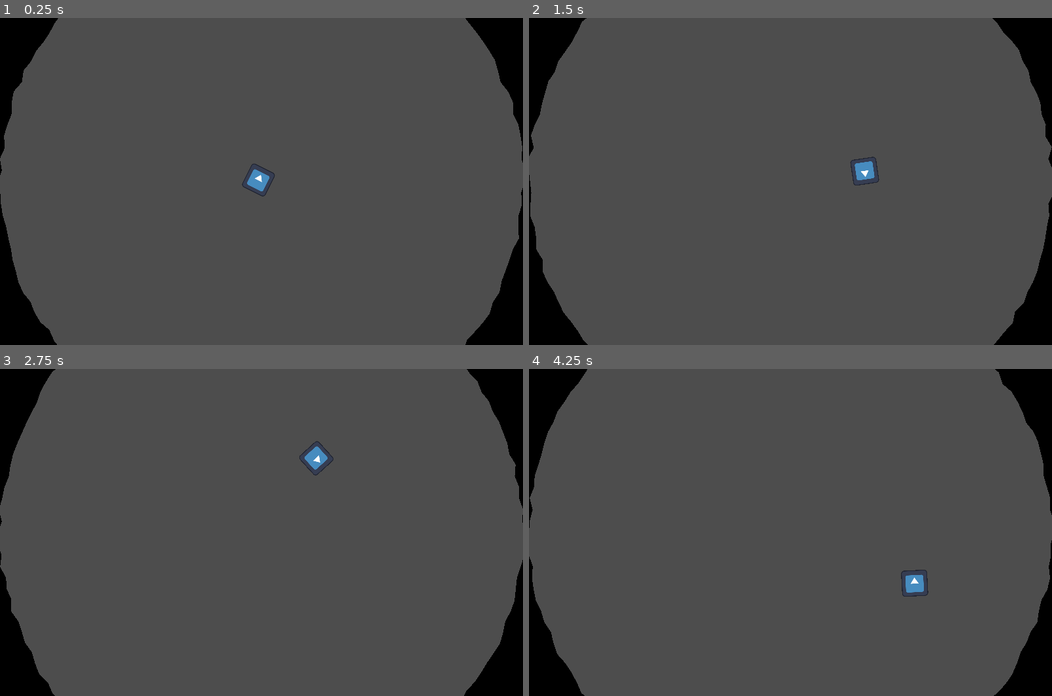
Above: before the commit, frames 1-4 (two rows, left to right).
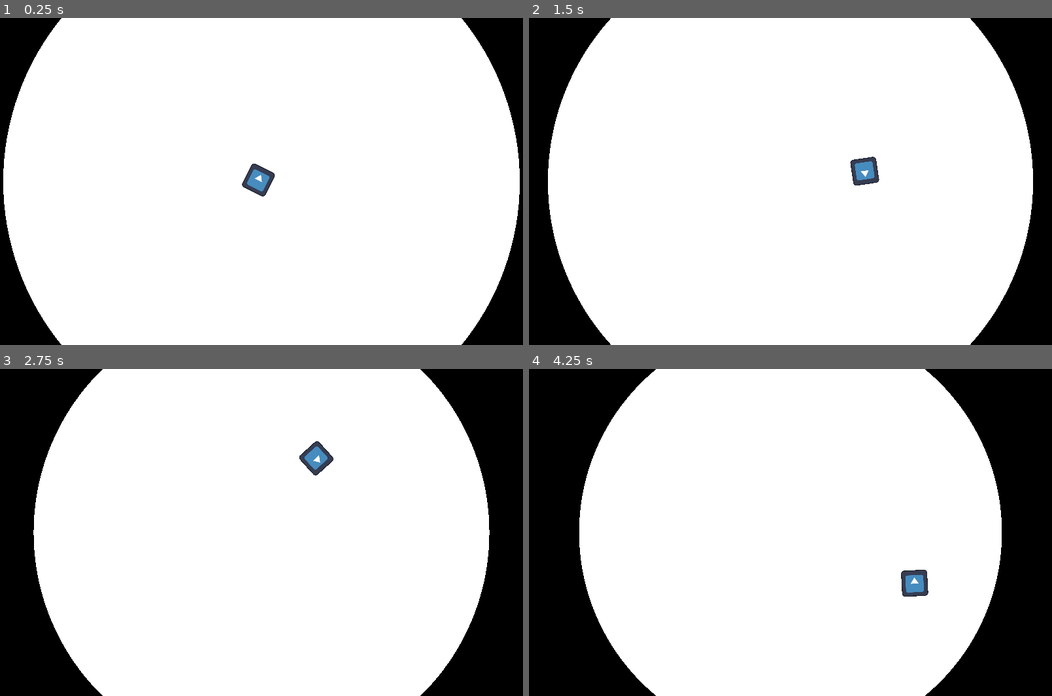
Above: after the commit, the same moments.

Repository: sergei11156/limetedSpace
Game: Godot game, scene res://main.tscn
The game is run twice, just before and just after one commit, with the same random seed, the same clock (stepped at 60 frames per second) and the same inputs. The engine's default icon, where the game draws it, is replaced by a stand-in: a white triangle on a blue panel in a dark square.
Inputs (mouse positions are in pixels of both pictures, inside the frame that each line leads up to):
- Up to frame 1 (0.25 s): no input
- Up to frame 2 (1.5 s): move the mouse to (905, 165) at 0.52 s; move the mouse to (685, 197) at 1.27 s
- Up to frame 3 (2.75 s): move the mouse to (313, 460) at 2.02 s
- Up to frame 4 (4.25 s): move the mouse to (764, 597) at 2.77 s; move the mouse to (947, 581) at 3.52 s

The runs differ from the first frame. In frame 1, 92% of the frame differs, in the area x 0-100%, y 0-100%; in frame 2, 93%; in frame 3, 92%; in frame 4, 93%.

Commit message:
main scene changed, draw vertices on physics process

Diff:
--- a/freeArea.gd
+++ b/freeArea.gd
@@ -58,38 +58,23 @@
 		polygonVertices.push_back(Vector2(vertice))
 
 # Called every frame. 'delta' is the elapsed time since the previous frame.
-func _process(delta):
-	var randVertices = vertices.map(rand)
-	drawVertices(randVertices, slices)
-	drawVertices(randVertices, collisionSlices)
+func _physics_process(delta):
+	vertices = vertices.map(func(v): return updateVertice(v, delta))
+	drawVertices(vertices, slices)
+	drawVertices(vertices, collisionSlices)
 	#var poligon = $Polygon2D.get_polygon();
 	#for i in poligon.size():
-	#	var deltaPosition = -poligon[i].normalized() * poligon[i].length() * 0.05 * delta;
-	#	poligon.set(i, poligon[i] + deltaPosition * (1 + (randi() % 10)/100));
+	#
 
 	#$Polygon2D.set_polygon(poligon)
 	#$Area2D/CollisionPolygon2D.set_polygon(poligon)
 
 
-
-
-
-func _on_area_2d_area_entered(area):
-	pass # Replace with function body.
-
-
-func _on_area_2d_area_shape_exited(area_rid, area, area_shape_index, local_shape_index):
-	pass # Replace with function body.
+func updateVertice(v, delta):
+	var deltaPosition = -v.normalized() * v.length() * 0.05 * delta;
+	return v + deltaPosition * (1 + (randi() % 10)/100)
 
 
 func _on_area_2d_body_entered(body):
 	print(body)
 	pass # Replace with function body.
-
-
-func _on_area_2d_body_shape_entered(body_rid, body, body_shape_index, local_shape_index):
-	pass # Replace with function body.
-
-
-func _on_area_2d_body_shape_exited(body_rid, body, body_shape_index, local_shape_index):
-	pass # Replace with function body.
--- a/main.tscn
+++ b/main.tscn
@@ -3,8 +3,17 @@
 [ext_resource type="PackedScene" uid="uid://cgcyys4tghaf" path="res://freeArea.tscn" id="1_amc8x"]
 [ext_resource type="PackedScene" uid="uid://bauktxrl3uuey" path="res://player.tscn" id="2_sint0"]
 
-[node name="Main" type="Node2D"]
+[node name="main" type="Node"]
 
 [node name="FreeArea" parent="." instance=ExtResource("1_amc8x")]
 
 [node name="Player" parent="." instance=ExtResource("2_sint0")]
+position = Vector2(1400, 800)
+
+[node name="ColorRect" type="ColorRect" parent="."]
+z_index = -1
+anchors_preset = 15
+anchor_right = 1.0
+anchor_bottom = 1.0
+grow_horizontal = 2
+grow_vertical = 2
